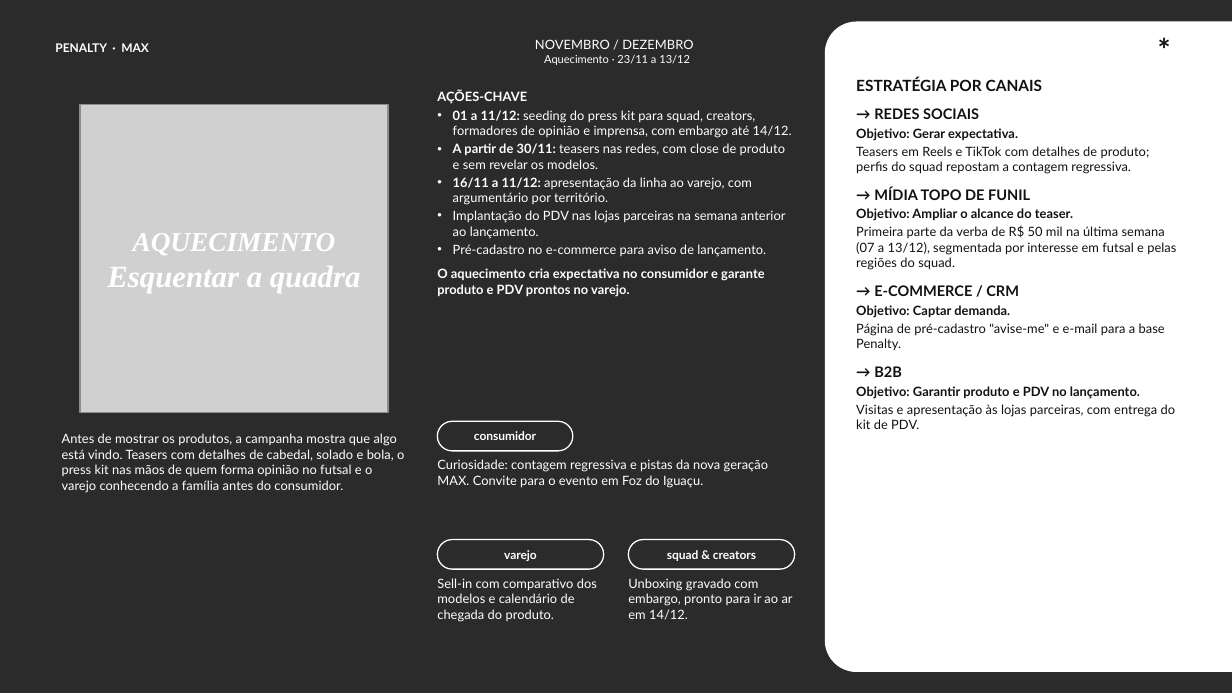
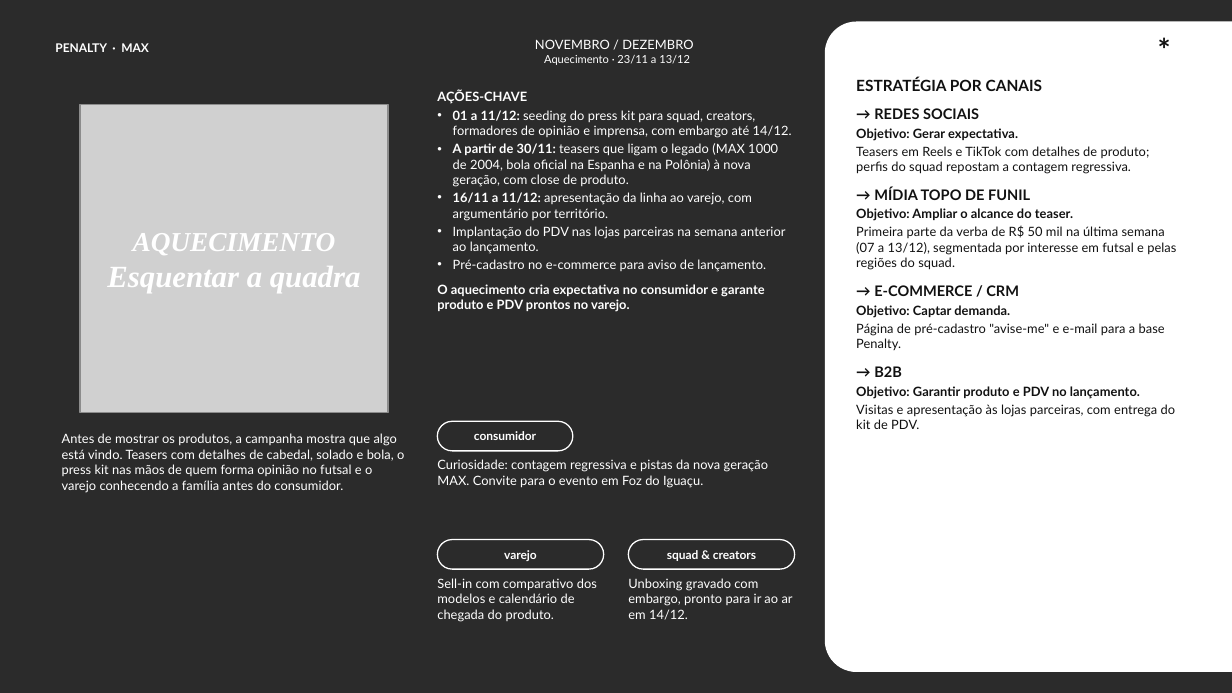
Before and after one commit to BiancaSchwanke/data-manipulation-exercises, a slide deck: slide 6 of penalty-max/Penalty_MAX_Roadmap.pptx. Drawn at 1232x693 pixels with LibreOffice and Linux fonts; fonts in the diff are those of the drawing; grey boxes stand for pictures; background and template pictures are left out; a plain dark background stands for a picture behind light text. Boxes give left, top, right and bottom in pixels: in the first picture for what was removed or moved away, otherwise in the second. Text is boxed around its words. In the diff, an @@ line names an element or a change of style, - is before the commit and + after.

```diff
--- a/penalty-max/Penalty_MAX_Roadmap.pptx
+++ b/penalty-max/Penalty_MAX_Roadmap.pptx
@@ text at (x1=453, y1=143, x2=778, y2=187): text changed @@
-• A partir de 30/11: teasers nas redes, com close de produto e sem revelar os modelos.
+• A partir de 30/11: teasers que ligam o legado (MAX 1000 de 2004, bola oficial na Espanha e na Polônia) à nova geração, com close de produto.
```
Also in this commit, not shown: 7 other slides changed, 1 other file.
